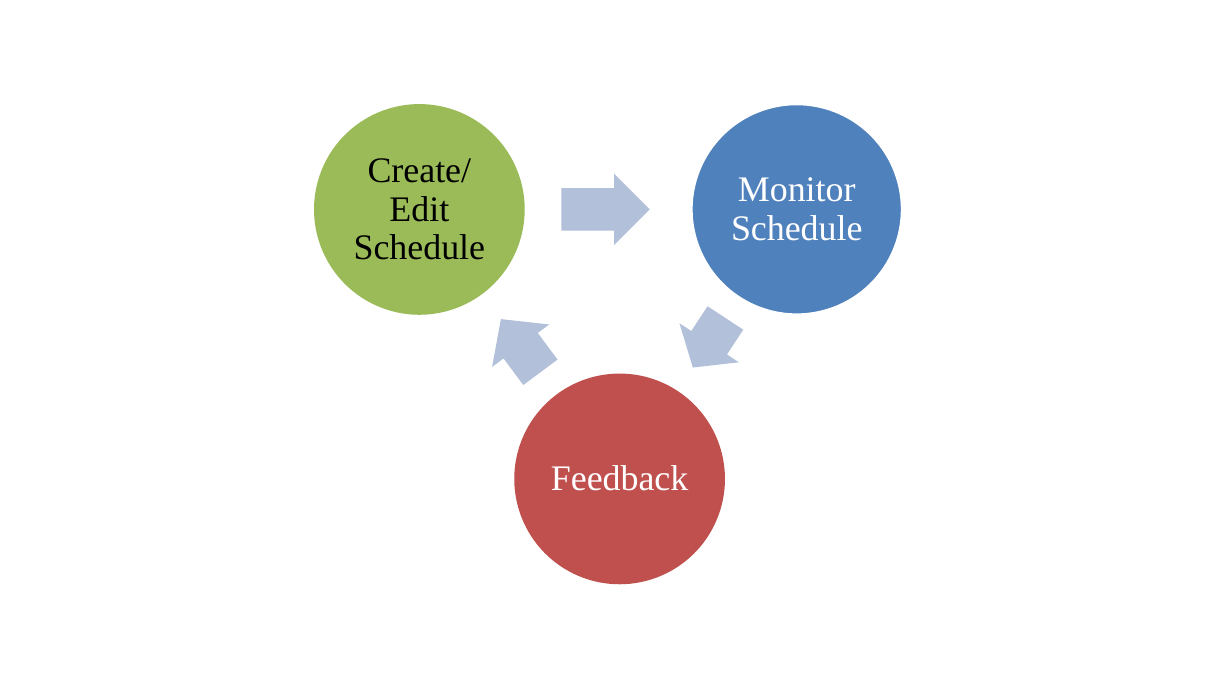
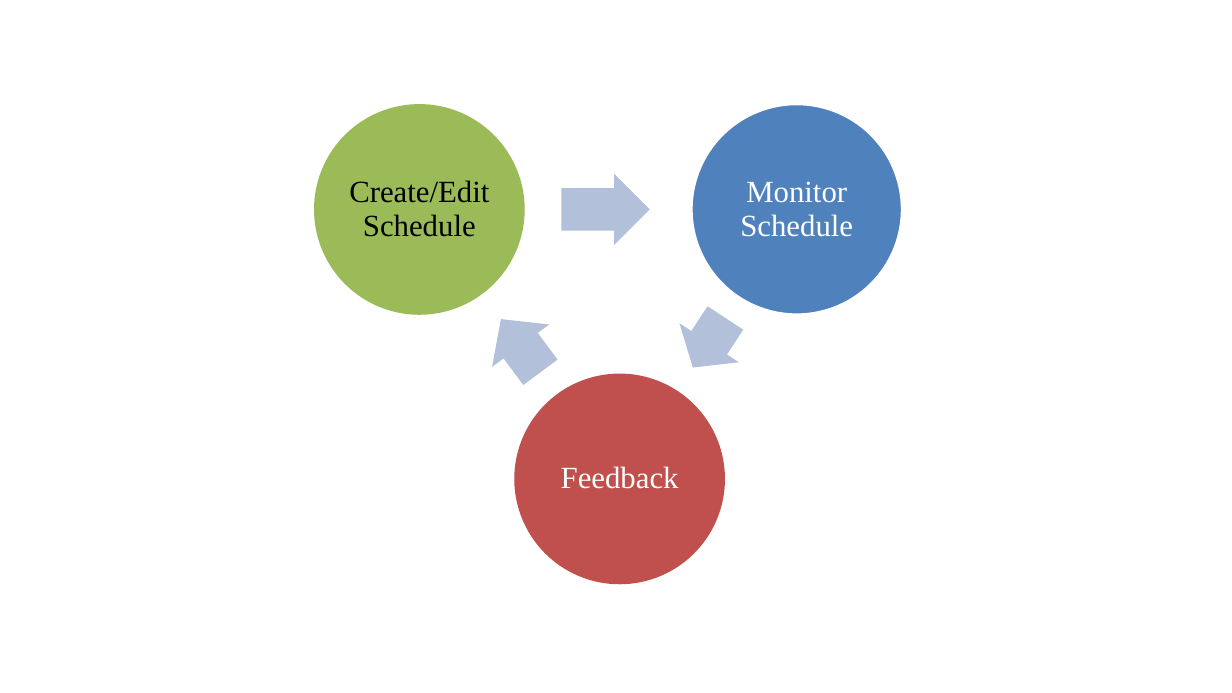
Before and after one commit to afthaj/draftFullReport, a slide deck: slide 7 of figures.pptx. Drawn at 1232x693 pixels with LibreOffice and Linux fonts; fonts in the diff are those of the drawing. Boxes give left, top, right and bottom in pixels: in the first picture for what was removed or moved away, otherwise in the second. Text is boxed around its words. In the diff, an @@ line names an element or a change of style, - is before the commit and + after.

```diff
--- a/figures.pptx
+++ b/figures.pptx
@@ size 28 to 24 pt; less space between paragraphs in 3 elements at box(349, 180, 489, 237), box(740, 181, 853, 237), box(561, 466, 679, 489) @@
```
Also in this commit, not shown: 2 other slides changed, 7 slides added, 35 other files.
